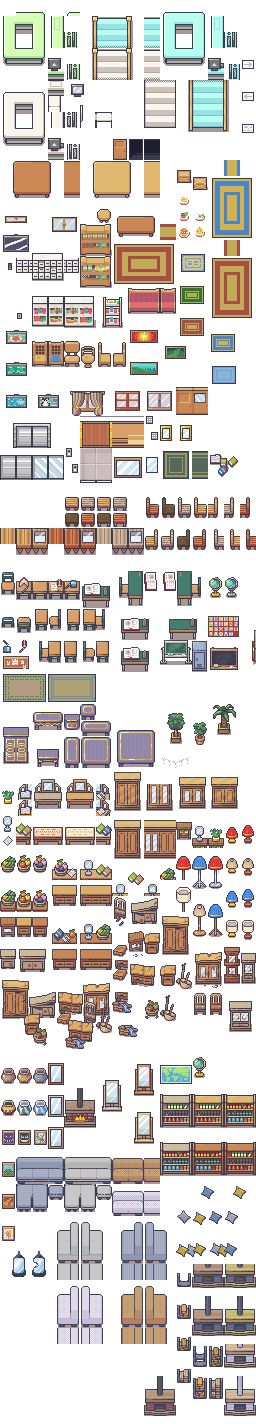
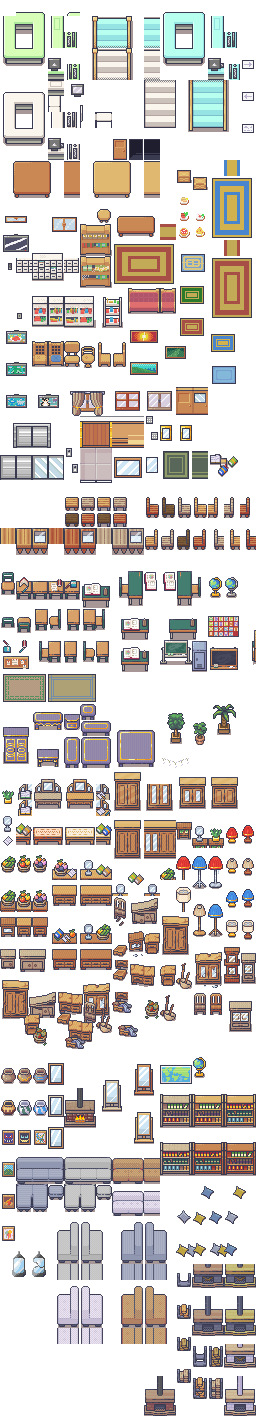
Comparing the layer stacks of the two w=256, h=1424 images. Changes:
painted on "Layer 1" over [12, 1251, 46, 1277]
